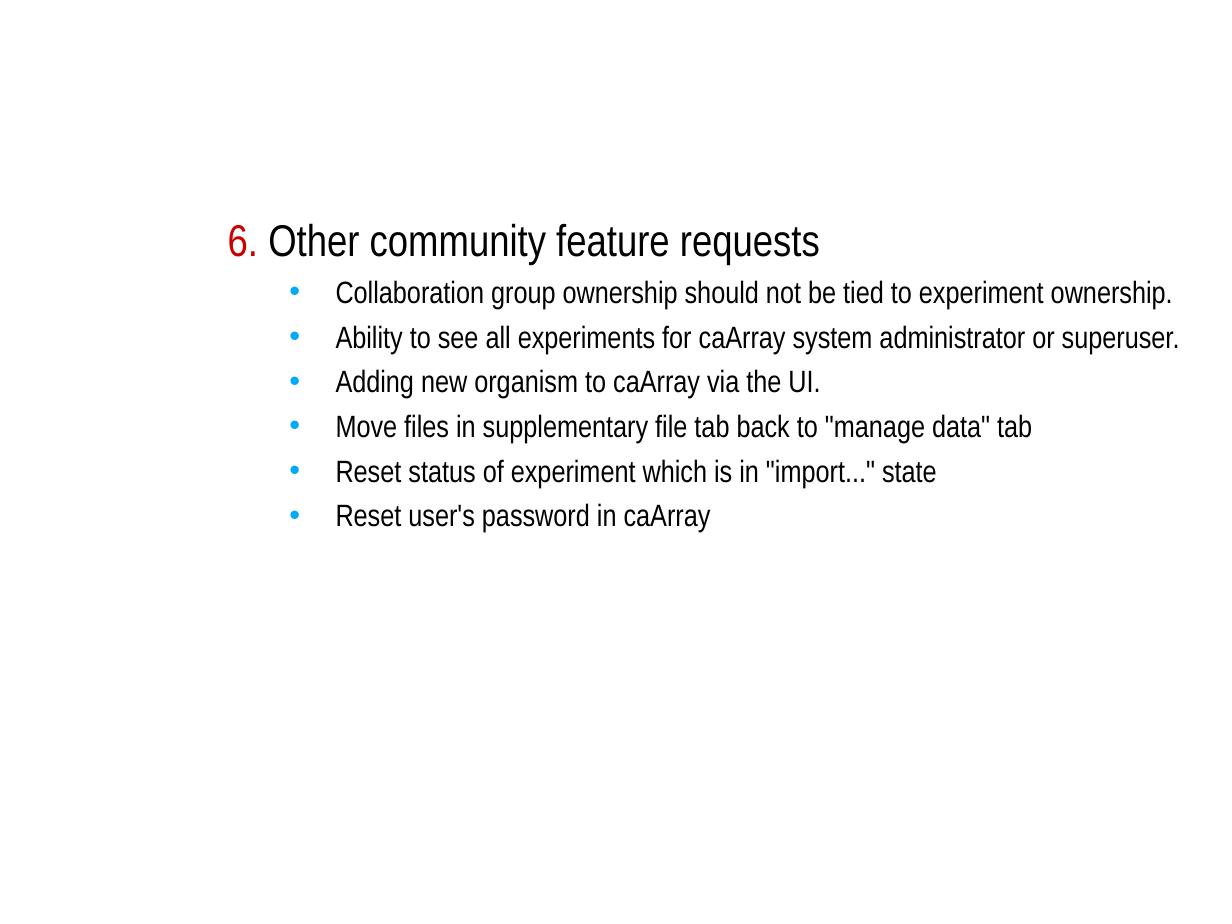
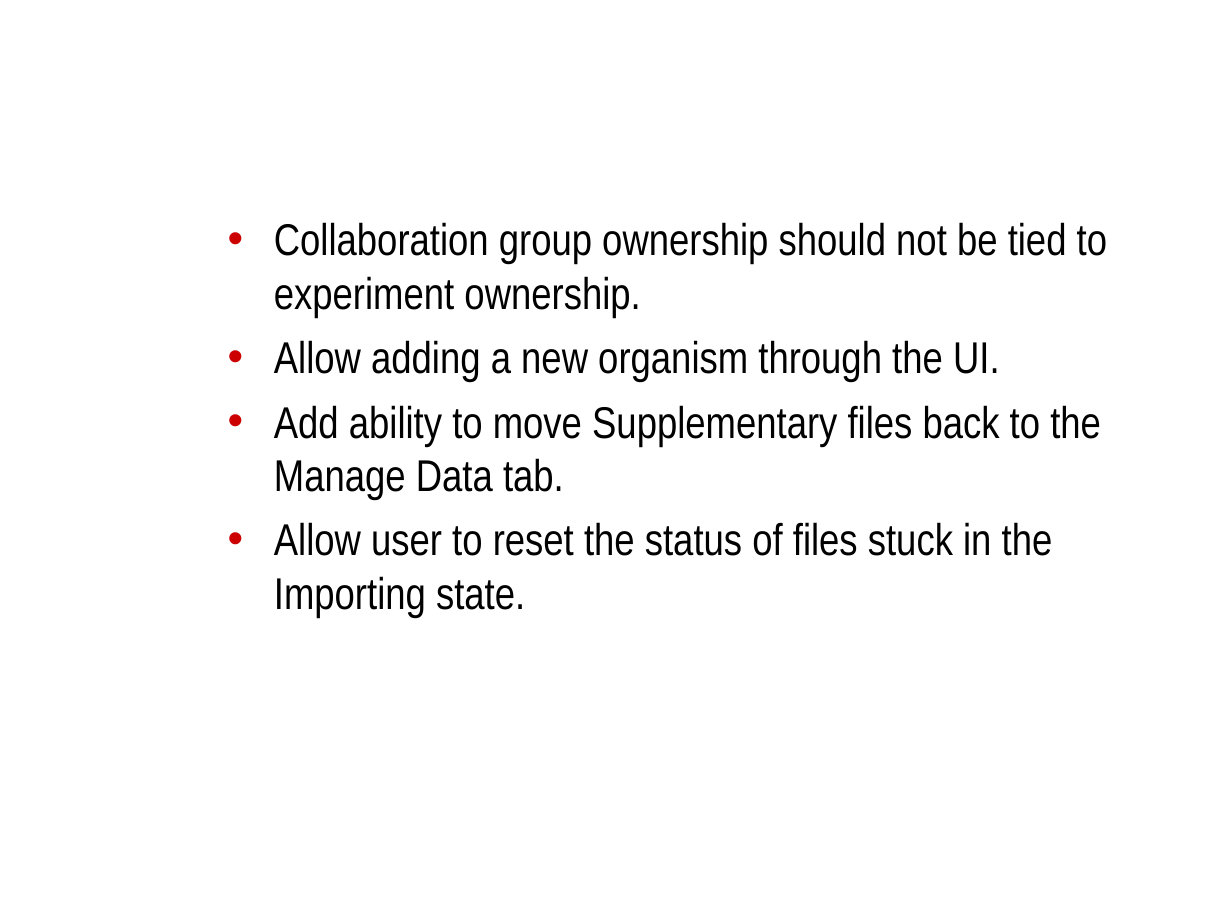
Before and after one commit to NCIP/caarray-docs, a slide deck: slide 12 of project_management/open_meetings/caArray User Community Meeting 2009.06.03.ppt (slide 8 before the commit). Drawn at 1232x924 pixels with LibreOffice and Linux fonts; fonts in the diff are those of the drawing; background and template pictures are left out. Boxes give left, top, right and bottom in pixels: in the first picture for what was removed or moved away, otherwise in the second. Text is boxed around its words. In the diff, an @@ line names an element or a change of style, - is before the commit and + after.

Commit message:
Slides for caArray user community meeting.

```diff
--- a/project_management/open_meetings/caArray User Community Meeting 2009.06.03.ppt
+++ b/project_management/open_meetings/caArray User Community Meeting 2009.06.03.ppt
@@ text at (x1=228, y1=223, x2=820, y2=264): paragraph removed @@
-6. Other community feature requests
@@ text at (x1=274, y1=222, x2=1107, y2=317): size 18 to 26 pt in "Collaboration group ownership should not be tied ..."; list level 2 to 1 in "Collaboration group ownership should not ..."; bullet colour #00AAF6 to #CC0000 @@
@@ text at (x1=274, y1=340, x2=1101, y2=617): text changed; size 18 to 26 pt @@
-  • Ability to see all experiments for caArray system administrator or superuser.
-  • Adding new organism to caArray via the UI.
-  • Move files in supplementary file tab back to "manage data" tab
-  • Reset status of experiment which is in "import..." state
-  • Reset user's password in caArray
+• Allow adding a new organism through the UI.
+• Add ability to move Supplementary files back to the Manage Data tab.
+• Allow user to reset the status of files stuck in the Importing state.
```
Also in this commit, not shown: 8 other slides changed, 4 slides added.
